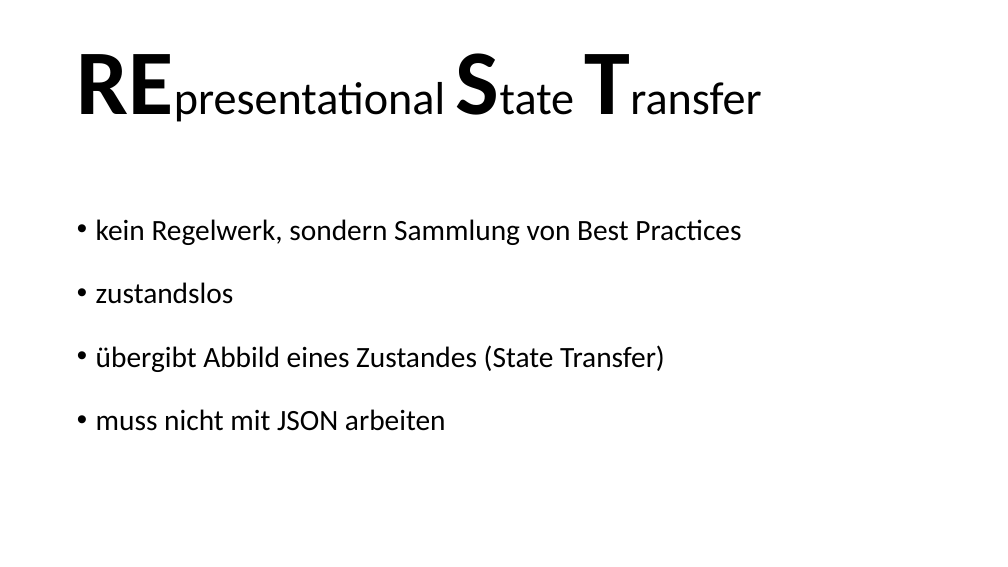
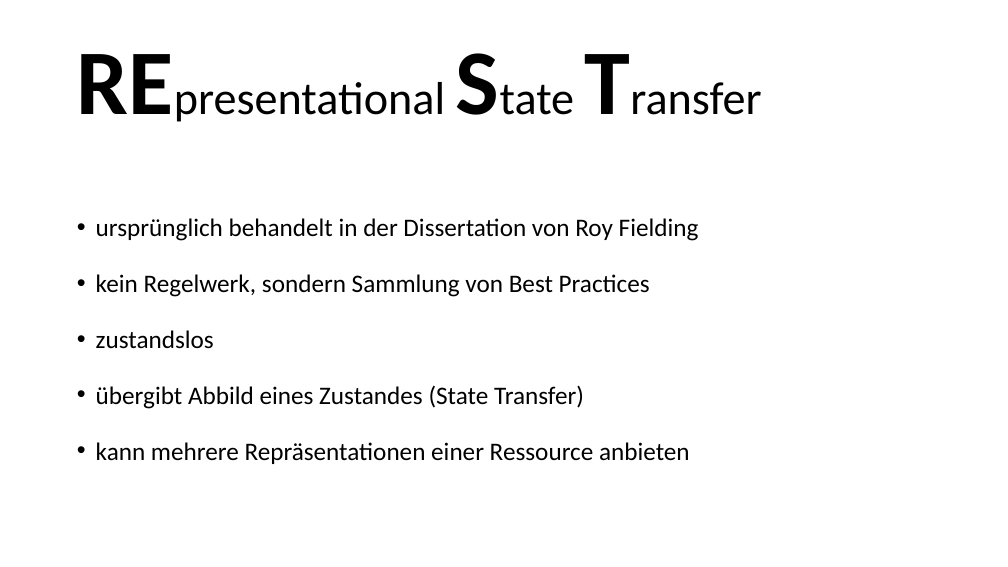
Before and after one commit to nordlb-public/techtalks, a slide deck: slide 14 of 01-api-design/präsentation.pptx. Drawn at 1008x567 pixels with LibreOffice and Linux fonts; fonts in the diff are those of the drawing. Boxes give left, top, right and bottom in pixels: in the first picture for what was removed or moved away, otherwise in the second. Text is boxed around its words. In the diff, an @@ line names an element or a change of style, - is before the commit and + after.

```diff
--- a/01-api-design/präsentation.pptx
+++ b/01-api-design/präsentation.pptx
@@ text at bbox=[96, 218, 699, 241]: paragraph added @@
+• ursprünglich behandelt in der Dissertation von Roy Fielding
@@ text at bbox=[96, 274, 650, 409]: size 28 to 24 pt in "kein Regelwerk, sondern Sammlung von Best Practices", "zustandslos", "übergibt Abbild eines Zustandes (State Transfer)" @@
@@ text at bbox=[96, 442, 690, 464]: text changed; size 28 to 24 pt @@
-• muss nicht mit JSON arbeiten
+• kann mehrere Repräsentationen einer Ressource anbieten
```
Also in this commit, not shown: 2 other slides changed, 5 slides added.
